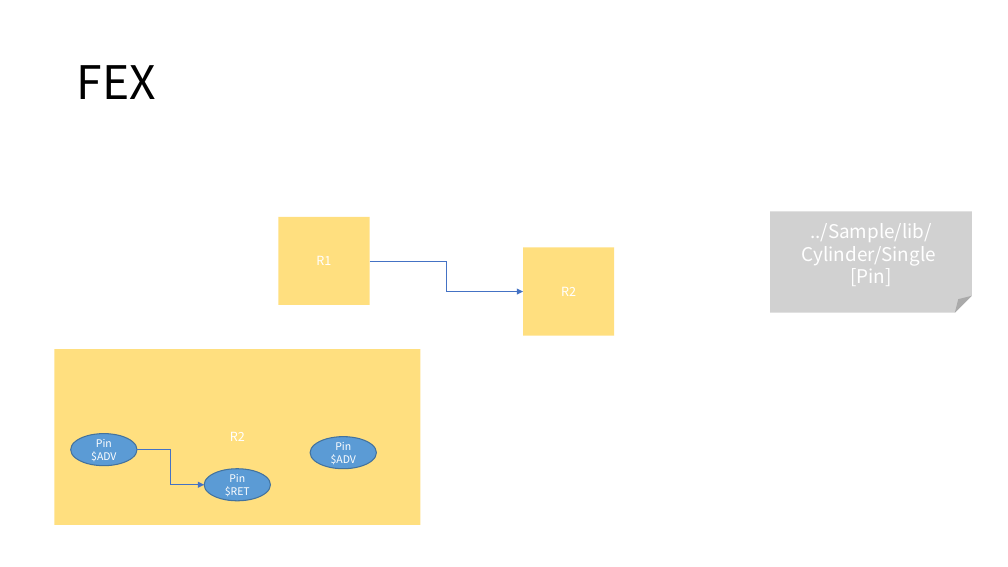
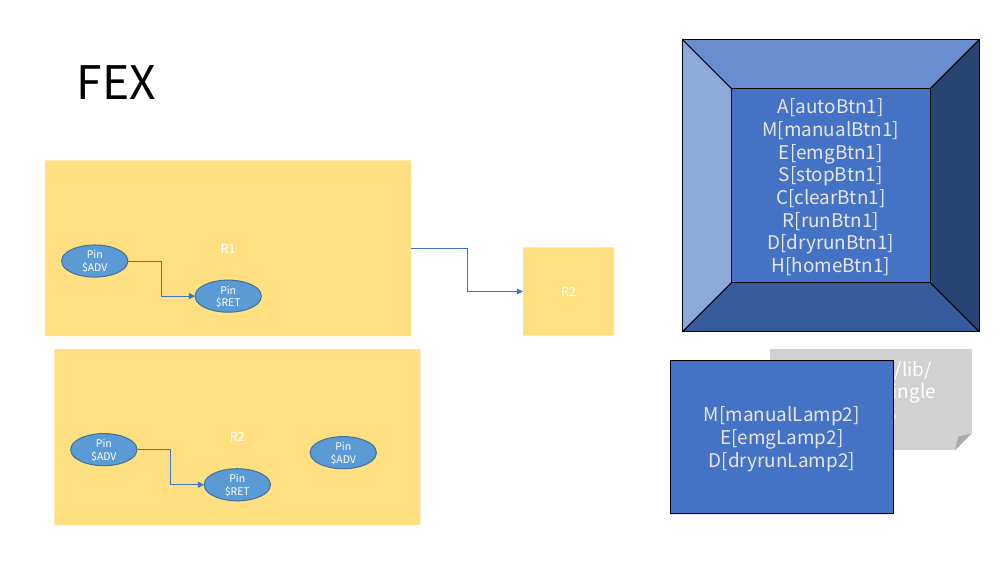
Before and after one commit to DualsoftDev/ds, a slide deck: slide 4 of DsDotNet/src/UnitTest/UnitTest.Engine/ImportOffice/Sample/s.pptx. Drawn at 1008x567 pixels with LibreOffice and Linux fonts; fonts in the diff are those of the drawing. Boxes give left, top, right and bottom in pixels: in the first picture for what was removed or moved away, otherwise in the second. Text is boxed around its words. In the diff, an @@ line names an element or a change of style, - is before the commit and + after.

```diff
--- a/DsDotNet/src/UnitTest/UnitTest.Engine/ImportOffice/Sample/s.pptx
+++ b/DsDotNet/src/UnitTest/UnitTest.Engine/ImportOffice/Sample/s.pptx
@@ bevel added at box(683, 39, 980, 332), fill #4472C4, outline #000000 1 pt, 18 pt, text #E7E6E6 @@
+A[autoBtn1]
+M[manualBtn1]
+E[emgBtn1]
+S[stopBtn1]
+C[clearBtn1]
+R[runBtn1]
+D[dryrunBtn1]
+H[homeBtn1]
@@ rectangle "R1": place and size @@
-rectangle "R1" at box(278, 217, 370, 306)
+rectangle "R1" at box(45, 160, 411, 337)
@@ ellipse added at box(62, 245, 129, 277), fill #5B9BD5, outline #43739E 1 pt, 10 pt, text #FFFFFF @@
+Pin
+$ADV
@@ elbow arrow added from (128, 261) to (195, 296), #4472C4 0.5 pt @@
@@ elbow arrow moved from (370, 261) - (523, 292) to (411, 249) - (523, 292) @@
@@ ellipse added at box(195, 281, 262, 312), fill #5B9BD5, outline #43739E 1 pt, 10 pt, text #FFFFFF @@
+Pin
+$RET
@@ folded corner added at box(771, 349, 972, 451), fill #A5A5A5 at 50% opacity, 18 pt, text #FFFFFF @@
+../Sample/lib/Cylinder/Single
+[Pin]5
@@ bevel added at box(671, 360, 894, 513), fill #4472C4, outline #000000 1 pt, 18 pt, text #E7E6E6 @@
+M[manualLamp2]
+E[emgLamp2]
+D[dryrunLamp2]
```
Also in this commit, not shown: 35 other files.
